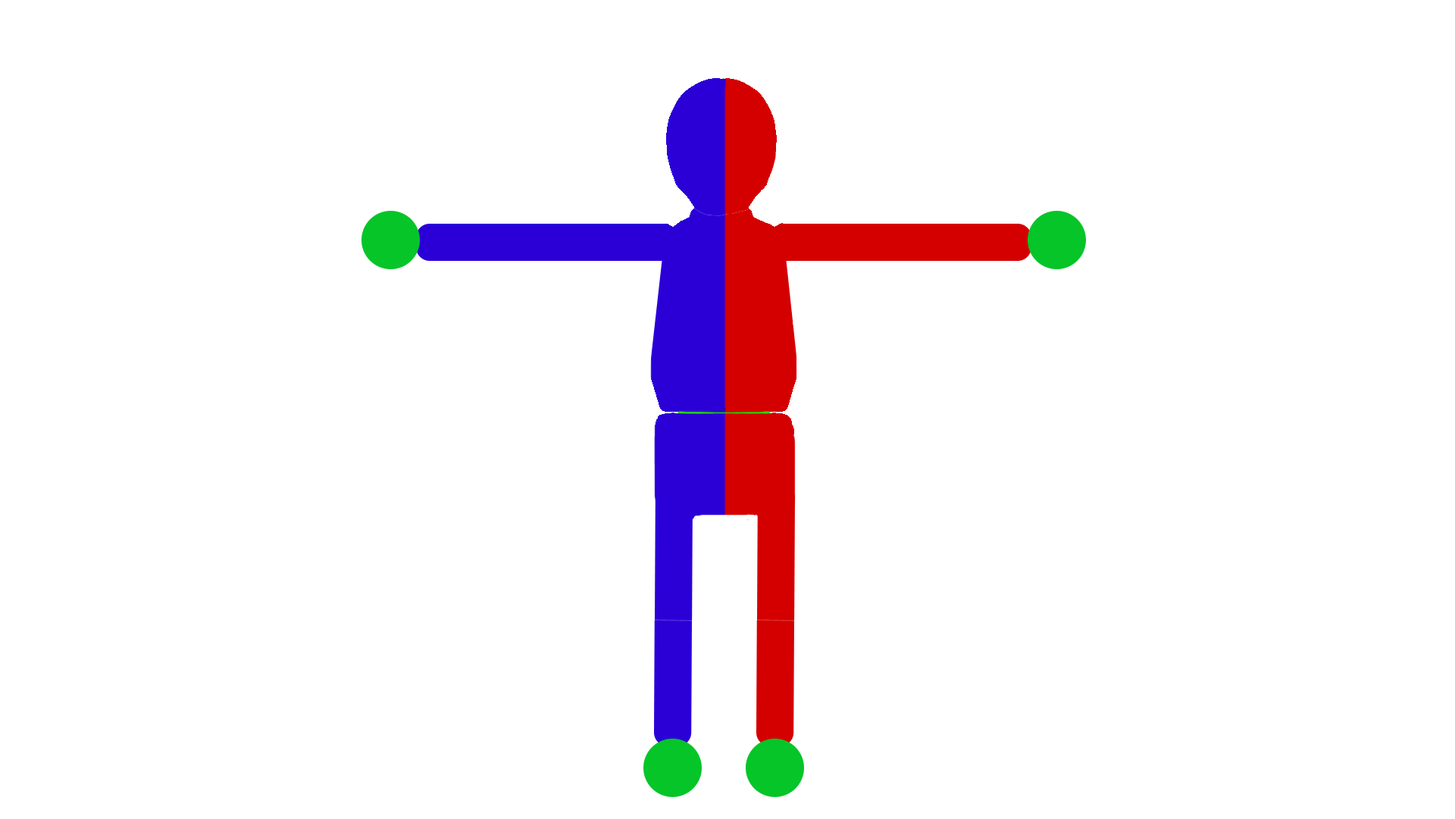
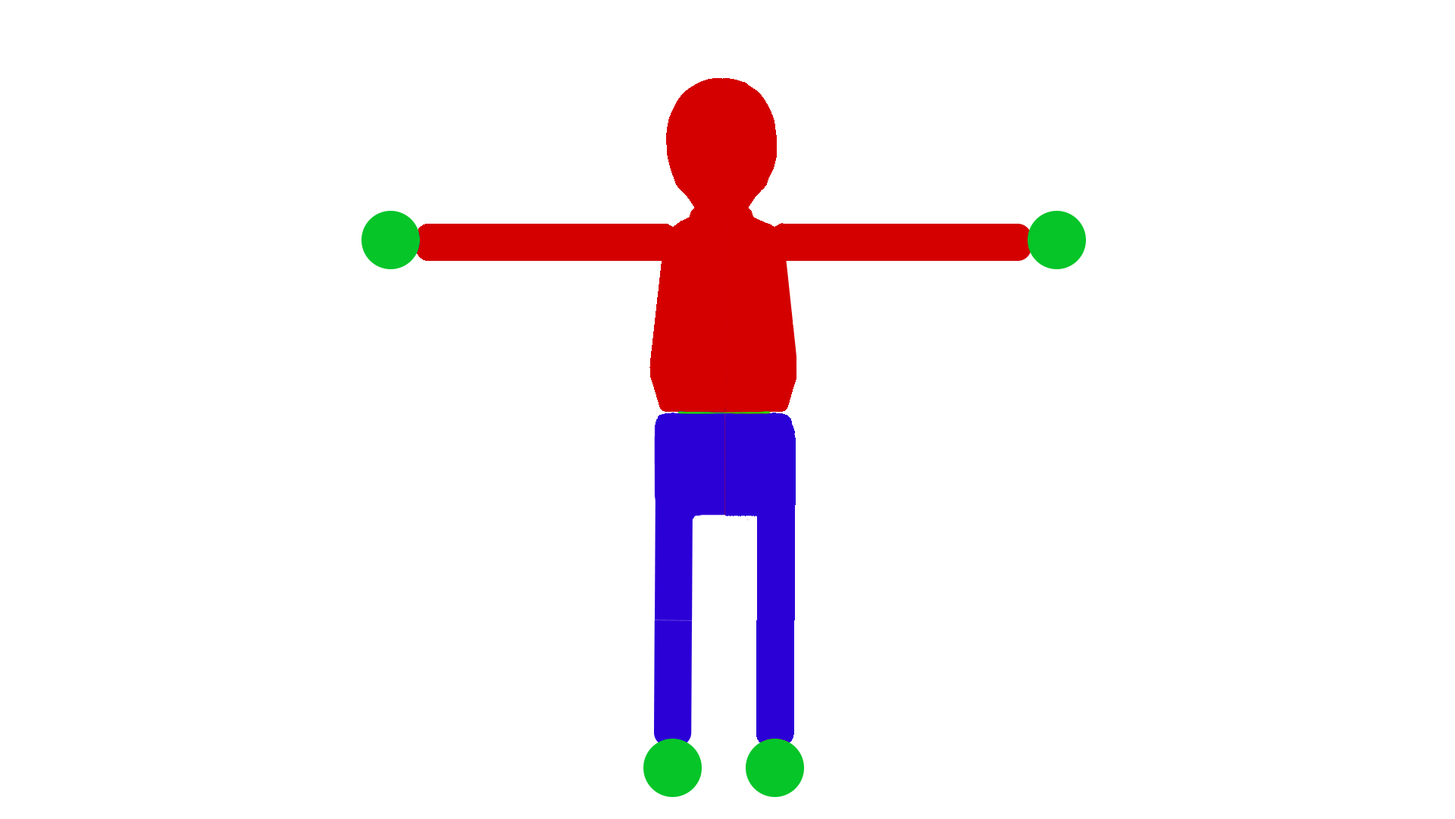
Layered file, before and after one edit (1455 x 819). Changes by layer:
painted on "Head" over [666, 78, 777, 217]
painted on "LeftLowerArm" over [416, 223, 668, 261]
painted on "torso" over [649, 207, 796, 520]
painted on "RightUpperLeg" over [756, 494, 796, 743]
